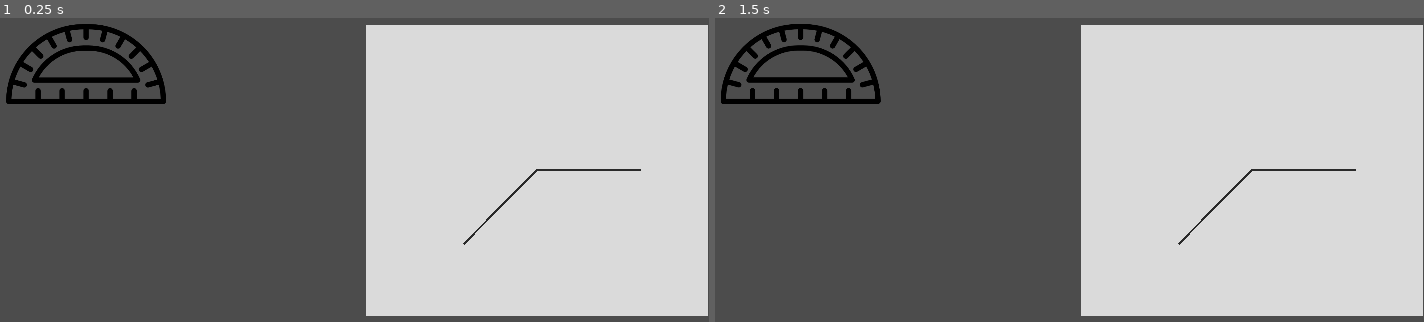
Above: before the commit, frames 1-2 (left to right).
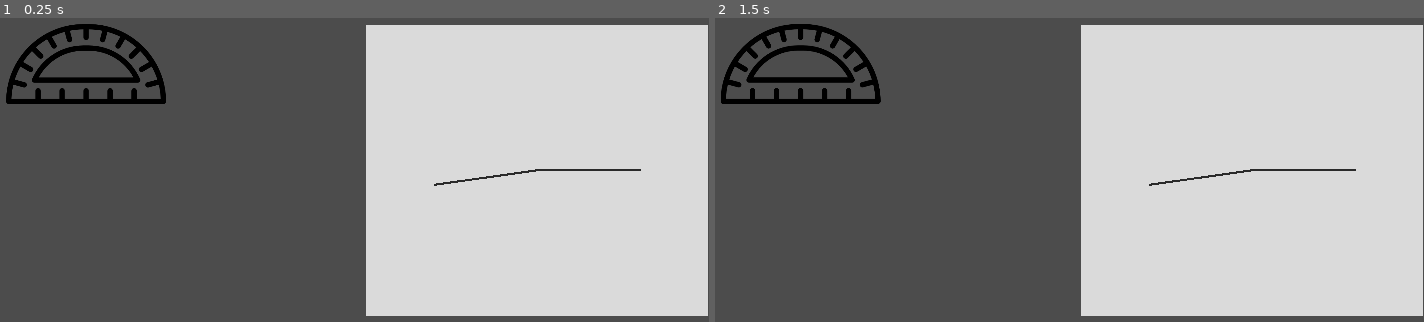
Above: after the commit, the same moments.

Repository: volchonok091/game
Game: Godot game, scene res://GRAFICA/scenes/task.tscn
The game is run twice, just before and just after one commit, with the same random seed, the same clock (stepped at 60 frames per second) and the same inputs. This scene is started directly instead of the project's main scene.
Inputs (mouse positions are in pixels of both pictures, inside the frame that each line leads up to):
- Up to frame 1 (0.25 s): no input
- Up to frame 2 (1.5 s): tap Enter at 0.5 s; move the mouse to (800, 63) at 0.52 s; hold D (Move_Right) from 0.53 s (still down); tap 1 (magic_slowmo_ability) at 0.6, 1.35 s; click (800, 63) at 0.67 s; tap Space (Jump) at 0.77, 1.25 s; move the mouse to (863, 200) at 1.27 s

The runs differ from the first frame. In frame 1, 0.2% of the frame differs, in the area x 61-76%, y 49-75%; in frame 2, 0.2%.

Commit message:
feat: dome input angle rightnes

Diff:
--- a/GRAFICA/scenes/LineEdit.gd
+++ b/GRAFICA/scenes/LineEdit.gd
@@ -1,8 +1,4 @@
 extends LineEdit
-
 func _ready():
 	grab_focus()
 	max_length = 3
-
-func _on_LineEdit_text_entered(new_text):
-	var Text = text
--- a/GRAFICA/scenes/StaticLine.gd
+++ b/GRAFICA/scenes/StaticLine.gd
@@ -1,6 +1,6 @@
 extends Line2D
-var from = Vector2(410,350)
-var to = Vector2(660,350)
+var to = Vector2(410,350)
+var from = Vector2(660,350)
 func _ready():
 	randomize()
 	_fillingArr()
@@ -20,14 +20,14 @@
 		AngleArr.push_back(n)
 func _findXY():
 	angle = AngleArr[rand_range(0,AngleArr.size())]
-	x = R * cos(angle) + 410
-	y = R * sin(angle) + 350
-	Xa = R * cos(angle / 2) + 410
-	Ya = R * sin(angle / 2) + 350
+	x = round(R * cos((angle / 180.0) * PI) + 410)
+	y = round(R * sin((angle / 180.0) * PI) + 350)
+	Xa = round(R * cos(((angle / 2) / 180.0) * PI) + 410)
+	Ya = round(R * sin(((angle / 2) / 180.0) * PI) + 350)
 func _drawing():
+	add_point(from)
 	add_point(to)
-	add_point(from)
 	add_point(Vector2(x,y))
 func _answerLine():
-	add_point(from)
+	add_point(Vector2(410,350))
 	add_point(Vector2(Xa,Ya))
--- a/GRAFICA/scenes/answerLine.gd
+++ b/GRAFICA/scenes/answerLine.gd
@@ -1,5 +1,5 @@
 extends Line2D
 
 func drawing():
-	add_point(get_parent().from)
+	add_point(get_parent().to)
 	add_point(Vector2(get_parent().Xa, get_parent().Ya))
--- /dev/null
+++ b/GRAFICA/scenes/inputAngle.gd
@@ -0,0 +1 @@
+extends Control
--- a/GRAFICA/scenes/inputAngle.tscn
+++ b/GRAFICA/scenes/inputAngle.tscn
@@ -1,6 +1,7 @@
-[gd_scene load_steps=2 format=2]
+[gd_scene load_steps=3 format=2]
 
 [ext_resource path="res://GRAFICA/scenes/LineEdit.gd" type="Script" id=1]
+[ext_resource path="res://GRAFICA/scenes/inputAngle.gd" type="Script" id=2]
 
 [node name="InputAngle" type="Control"]
 anchor_right = 1.0
@@ -9,6 +10,7 @@
 margin_top = 3.0
 margin_right = 4.0
 margin_bottom = 3.0
+script = ExtResource( 2 )
 __meta__ = {
 "_edit_use_anchors_": false
 }
@@ -54,4 +56,5 @@
 caret_blink = true
 script = ExtResource( 1 )
 
+[connection signal="text_entered" from="MarginContainer/VBoxContainer/PanelContainer2/LineEdit" to="." method="_on_LineEdit_text_entered"]
 [connection signal="text_entered" from="MarginContainer/VBoxContainer/PanelContainer2/LineEdit" to="MarginContainer/VBoxContainer/PanelContainer2/LineEdit" method="_on_LineEdit_text_entered"]
--- a/GRAFICA/scenes/task.tscn
+++ b/GRAFICA/scenes/task.tscn
@@ -63,12 +63,32 @@
 [node name="lineBody" parent="." instance=ExtResource( 5 )]
 position = Vector2( 433, 668 )
 
-[node name="InputAngle" parent="." instance=ExtResource( 7 )]
+[node name="Container" type="Container" parent="."]
 visible = false
-margin_left = -68.0
-margin_top = 99.0
-margin_right = 28.0
-margin_bottom = 164.0
+margin_left = 232.0
+margin_top = 429.0
+margin_right = 617.0
+margin_bottom = 629.0
+__meta__ = {
+"_edit_use_anchors_": false
+}
+
+[node name="InputAngle" parent="Container" instance=ExtResource( 7 )]
+margin_left = -300.0
+margin_top = -330.0
+margin_right = -204.0
+margin_bottom = -265.0
+
+[node name="Button" type="Button" parent="Container"]
+margin_left = 154.0
+margin_top = 131.0
+margin_right = 235.0
+margin_bottom = 159.0
+text = "ENTER"
+__meta__ = {
+"_edit_use_anchors_": false
+}
 
 [connection signal="body_entered" from="ColorRect/Area2D" to="." method="_on_Area2D_body_entered"]
 [connection signal="body_shape_entered" from="ColorRect/Area2D" to="." method="_on_Area2D_body_shape_entered"]
+[connection signal="pressed" from="Container/Button" to="." method="_on_Button_pressed"]
--- a/task.gd
+++ b/task.gd
@@ -10,4 +10,14 @@
 	if  body.is_in_group("Line"):
 		$lineBody.visible = false
 		$ColorRect/StaticLine/answerLine.drawing()
-		$InputAngle.visible = true
+#		$InputAngle.visible = true
+		$Container.visible = true
+#		if $InputAngle/MarginContainer/VBoxContainer/PanelContainer2/LineEdit.text == $ColorRect/StaticLine.angle / 2:
+#			get_tree().change_scene("res://levels/level1.tscn")
+
+
+
+func _on_Button_pressed():
+	var Text = $Container/InputAngle/MarginContainer/VBoxContainer/PanelContainer2/LineEdit.text
+	if $ColorRect/StaticLine.angle / 2 == int(Text):
+		get_tree().change_scene("res://levels/level1.tscn")
